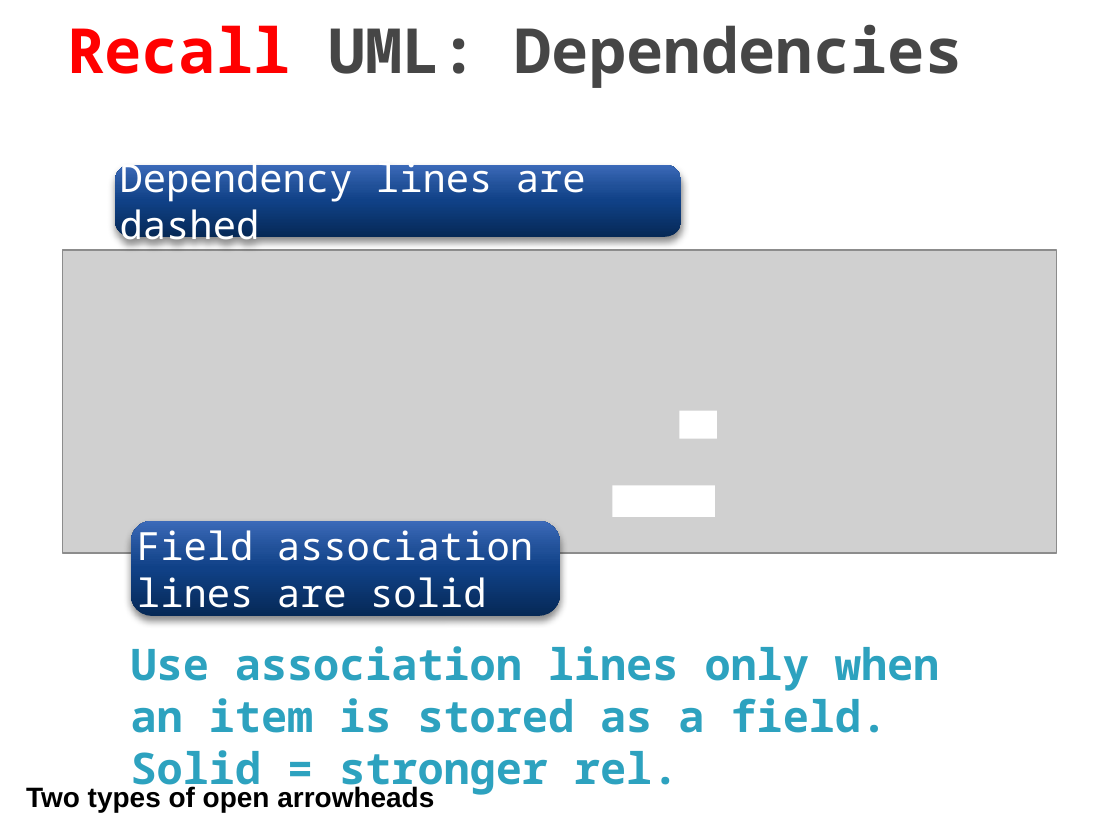
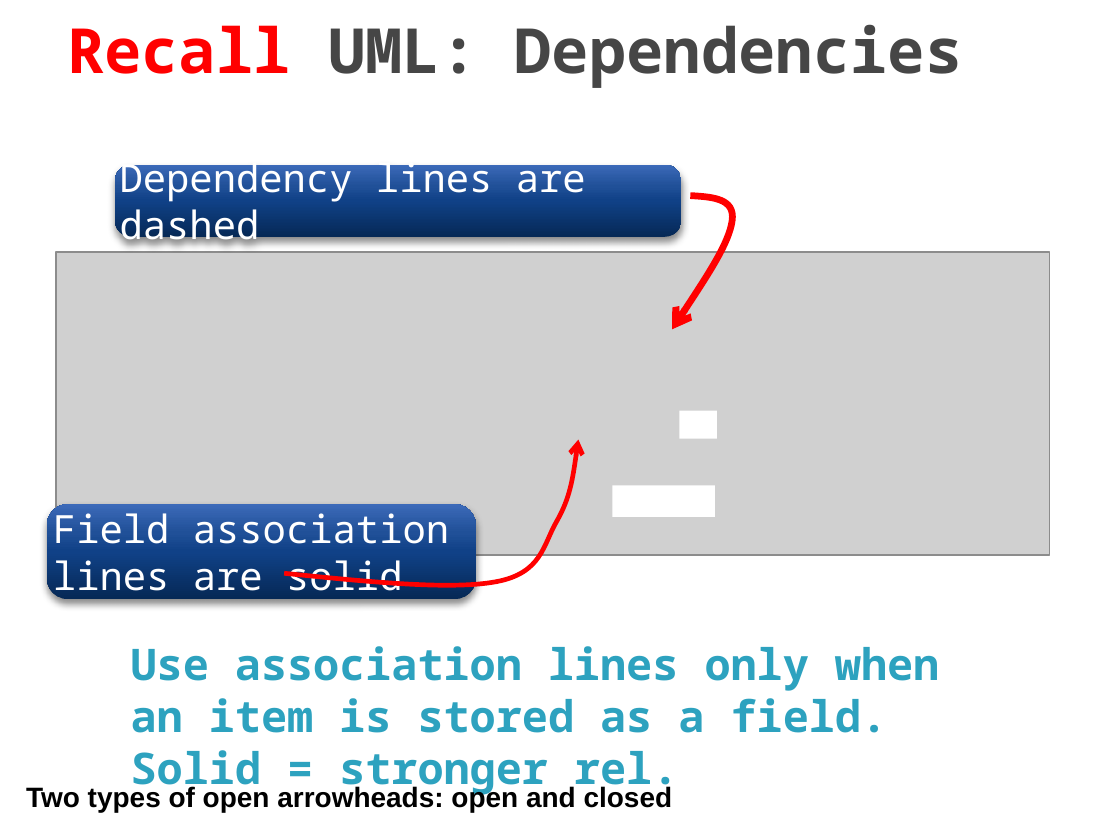
Before and after one commit to RHIT-CSSE/csse220, a slide deck: slide 8 of ClassMaterials/Polymorphism/Slides/Polymorphism.pptx (slide 9 before the commit). Drawn at 1120x840 pixels with LibreOffice and Linux fonts; fonts in the diff are those of the drawing; grey boxes stand for pictures. Boxes give left, top, right and bottom in pixels: in the first picture for what was removed or moved away, otherwise in the second. Text is boxed around its words. In the diff, an @@ line names an element or a change of style, - is before the commit and + after.

```diff
--- a/ClassMaterials/Polymorphism/Slides/Polymorphism.pptx
+++ b/ClassMaterials/Polymorphism/Slides/Polymorphism.pptx
@@ freeform shape added at (672, 196, 732, 329), outline #FF0000 4.33 pt @@
@@ picture: place and size @@
-picture at (63, 250, 1056, 553)
+picture at (56, 252, 1049, 556)
@@ freeform shape added at (284, 440, 579, 586), outline #FF0000 3 pt @@
@@ rounded rectangle "Field association lines are solid": place and size @@
-rounded rectangle "Field association lines are solid" at (131, 521, 560, 616)
+rounded rectangle "Field association lines are solid" at (47, 504, 476, 599)
@@ text at (26, 785, 673, 812): text changed @@
-Two types of open arrowheads
+Two types of open arrowheads: open and closed
```
Also in this commit, not shown: 4 other slides changed, 2 slides added, 2 slides removed.
